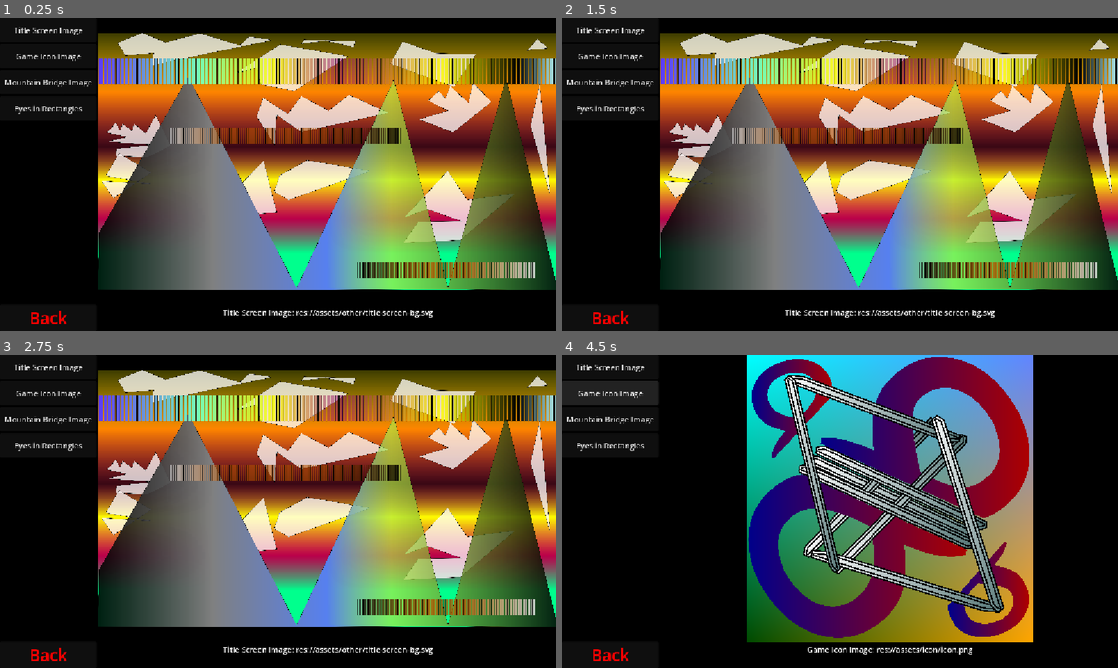
Above: before the commit, frames 1-4 (two rows, left to right).
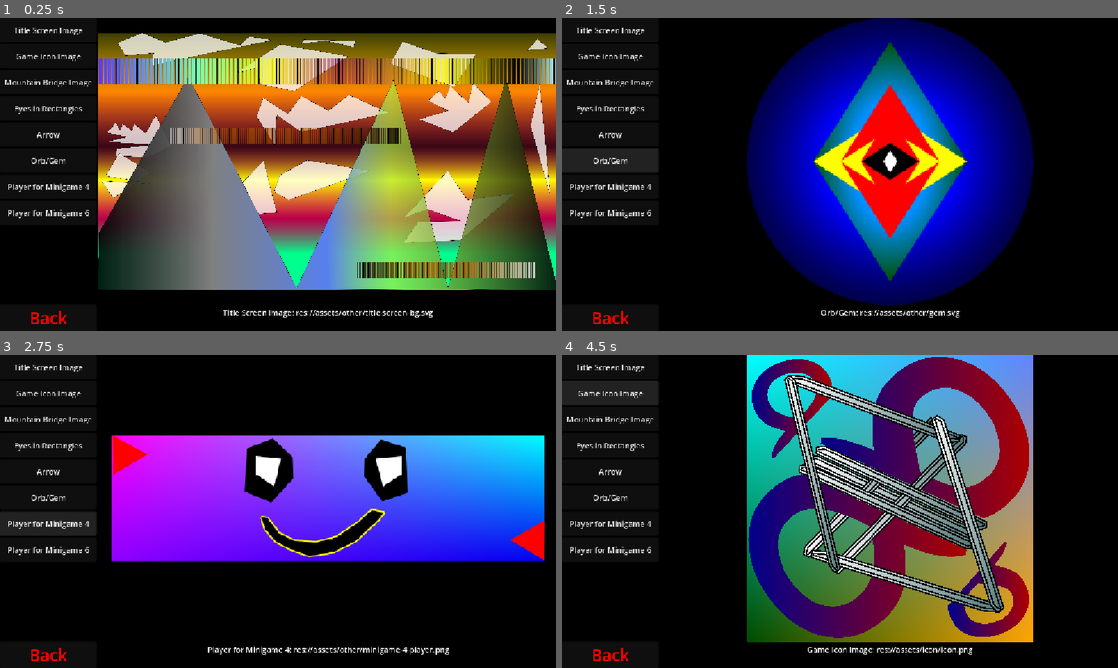
Above: after the commit, the same moments.

Repository: tyleruploads/code-ware
Game: Godot game, scene res://Scenes/extras/gallery.tscn
The game is run twice, just before and just after one commit, with the same random seed, the same clock (stepped at 60 frames per second) and the same inputs. This scene is started directly instead of the project's main scene.
Inputs (mouse positions are in pixels of both pictures, inside the frame that each line leads up to):
- Up to frame 1 (0.25 s): no input
- Up to frame 2 (1.5 s): click (612, 133) at 0.5 s, where only the run after the commit has a clickable "Arrow"; click (612, 161) at 1.25 s, where only the run after the commit has a clickable "Orb/Gem"
- Up to frame 3 (2.75 s): click (50, 524) at 2 s, where only the run after the commit has a clickable "Player for Minigame 4"
- Up to frame 4 (4.5 s): click (612, 549) at 2.75 s, where only the run after the commit has a clickable "Player for Minigame 6"; click "Title Screen Image" at 3.5 s; click "Game Icon Image" at 4.25 s

The runs differ from the first frame. In frame 1, 0.5% of the frame differs, in the area x 1-16%, y 36-64%; in frame 2, 71%, in the area x 0-100%, y 0-96%; in frame 3, 69%; in frame 4, 0.5%.

Commit message:
Update gallery to include new assets

Diff:
--- a/src/scripts/nonglobal/extras/gallery.gd
+++ b/src/scripts/nonglobal/extras/gallery.gd
@@ -5,6 +5,10 @@
 	{ "n": "Game Icon Image", "p": "res://assets/icon/icon.png" },
 	{ "n": "Mountain Bridge Image", "p": "res://assets/minigame-bgs/mountain-bridge.svg" },
 	{ "n": "Eyes in Rectangles", "p": "res://assets/minigame-bgs/eyes-in-rectangles.svg" },
+	{ "n": "Arrow", "p": "res://assets/other/arrow.svg" },
+	{ "n": "Orb/Gem", "p": "res://assets/other/gem.svg" },
+	{ "n": "Player for Minigame 4", "p": "res://assets/other/minigame-4-player.png" },
+	{ "n": "Player for Minigame 6", "p": "res://assets/other/minigame-6.png" },
 ]
 
 @onready var assets_list = $"HBoxContainer/Assets List"
